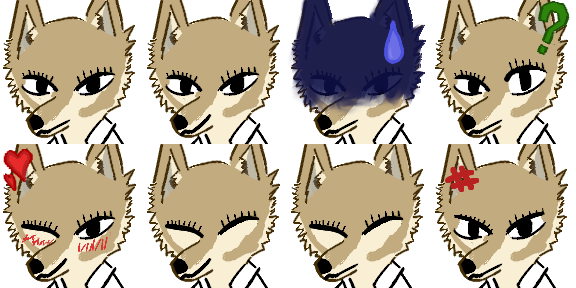
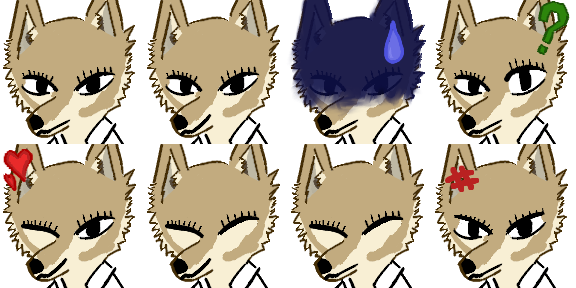
Before/after of a 576 × 288 layered artwork. What changed in the layer stack:
painted on "default" over [9, 13, 123, 138]
painted on "happy" over [153, 17, 267, 138]
painted on "face" over [297, 17, 411, 138]
painted on "eye" over [506, 65, 536, 74]
painted on "face #1" over [441, 17, 553, 138]
hid "outline\ #24" over [20, 230, 111, 256]
removed layer "outline\ #23" from group "flirty" over [15, 85, 99, 109]
painted on "cover #3" over [10, 221, 50, 245]
painted on "face #2" over [8, 158, 123, 282]
painted on "cover #4" over [154, 221, 194, 246]
painted on "face #3" over [152, 161, 267, 282]
painted on "face bottom" over [327, 251, 392, 282]
painted on "cover #5" over [298, 221, 401, 260]
painted on "face #4" over [296, 158, 411, 281]
painted on "default copy" over [441, 161, 555, 282]
